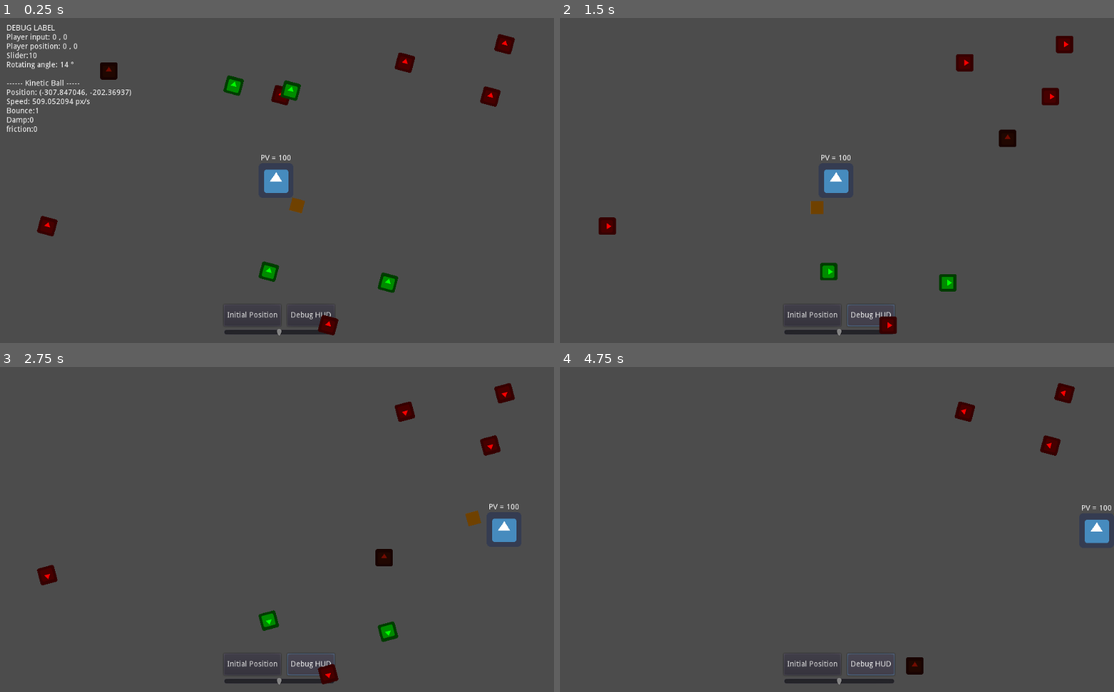
Above: before the commit, frames 1-4 (two rows, left to right).
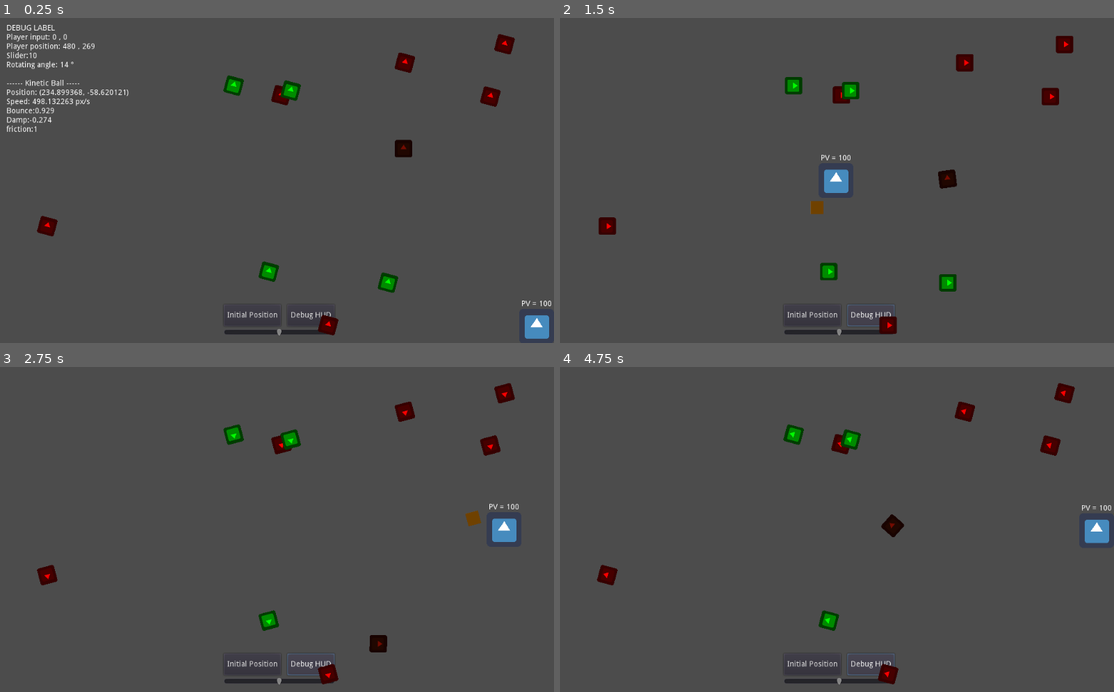
Above: after the commit, the same moments.

Repository: Florian-DELRIEU/Godot-Test
Game: Godot game, scene res://Scenes/MainNode.tscn
Two runs of this game, one before a commit and one after it. Both use one fixed random seed, a clock stepped at 60 frames per second and the inputs below. The engine's default icon, where the game draws it, is replaced by a stand-in: a white triangle on a blue panel in a dark square.
Inputs:
- Up to frame 1 (0.25 s): no input
- Up to frame 2 (1.5 s): click "Initial Position" at 0.5 s; click "Debug HUD" at 1.25 s
- Up to frame 3 (2.75 s): hold Right (ui_right) from 2.03 s (still down)
- Up to frame 4 (4.75 s): release Right (ui_right) at 2.78 s; hold Down (ui_down) 2.78-3.53 s; hold Right (ui_right) 3.53-4.28 s; hold Up (ui_up) from 4.28 s (still down)

The runs differ from the first frame. In frame 1, 1.5% of the frame differs, in the area x 5-100%, y 7-99%; in frame 2, 0.8%; in frame 3, 0.9%; in frame 4, 1.3%.

Commit message:
exports coeffs

Diff:
--- a/Scenes/MainNode.tscn
+++ b/Scenes/MainNode.tscn
@@ -10,6 +10,7 @@
 script = ExtResource( 2 )
 
 [node name="Player" parent="." instance=ExtResource( 4 )]
+position = Vector2( 480, 269 )
 
 [node name="Player_label" type="Label" parent="Player"]
 margin_left = -32.0
@@ -32,20 +33,10 @@
 frame = 1
 script = ExtResource( 3 )
 
-[node name="Camera2D" type="Camera2D" parent="."]
-current = true
-
-[node name="DebugHUD" type="Label" parent="Camera2D"]
-margin_left = -496.0
-margin_top = -288.0
-margin_right = -320.0
-margin_bottom = -192.0
-__meta__ = {
-"_edit_use_anchors_": false
-}
-
 [node name="Kineticball" parent="." instance=ExtResource( 5 )]
-position = Vector2( -416, -224 )
+position = Vector2( 128, -80 )
+Bounce_Coeff = 0.929
+Linear_Coeff = -0.274
 
 [node name="HSplitContainer" type="HSplitContainer" parent="."]
 margin_left = -96.0
@@ -92,5 +83,17 @@
 [node name="CollisionPolygon2D2" type="CollisionPolygon2D" parent="Walls"]
 polygon = PoolVector2Array( -560, 336, -560, 304, 656, 304, 656, 336 )
 
+[node name="Camera2D" type="Camera2D" parent="."]
+current = true
+
+[node name="DebugHUD" type="Label" parent="Camera2D"]
+margin_left = -496.0
+margin_top = -288.0
+margin_right = -320.0
+margin_bottom = -192.0
+__meta__ = {
+"_edit_use_anchors_": false
+}
+
 [connection signal="pressed" from="HSplitContainer/Button" to="." method="InitialPose_button"]
 [connection signal="pressed" from="HSplitContainer/Button2" to="." method="Debug_pressed"]
--- a/Scripts/Kineticball.gd
+++ b/Scripts/Kineticball.gd
@@ -1,12 +1,14 @@
 extends RigidBody2D
 
 var initial_direction = rand_range(0,359)
-
+export (float,-1,1,0.1) var Bounce_Coeff = 1
+export (float,-1,1,0.1) var Friction_Coeff = 1
+export (float,-1,1,0.1) var Linear_Coeff = 1
 
 func _process(delta):
-	bounce = 1
-	friction = 0
-	linear_damp = 0
+	bounce = Bounce_Coeff
+	friction = Friction_Coeff
+	linear_damp = Linear_Coeff
 	scale = Vector2(0.5,0.5)
 	$CollisionShape2D.scale = Vector2(0.5,0.5)
 	var current_speed = linear_velocity
